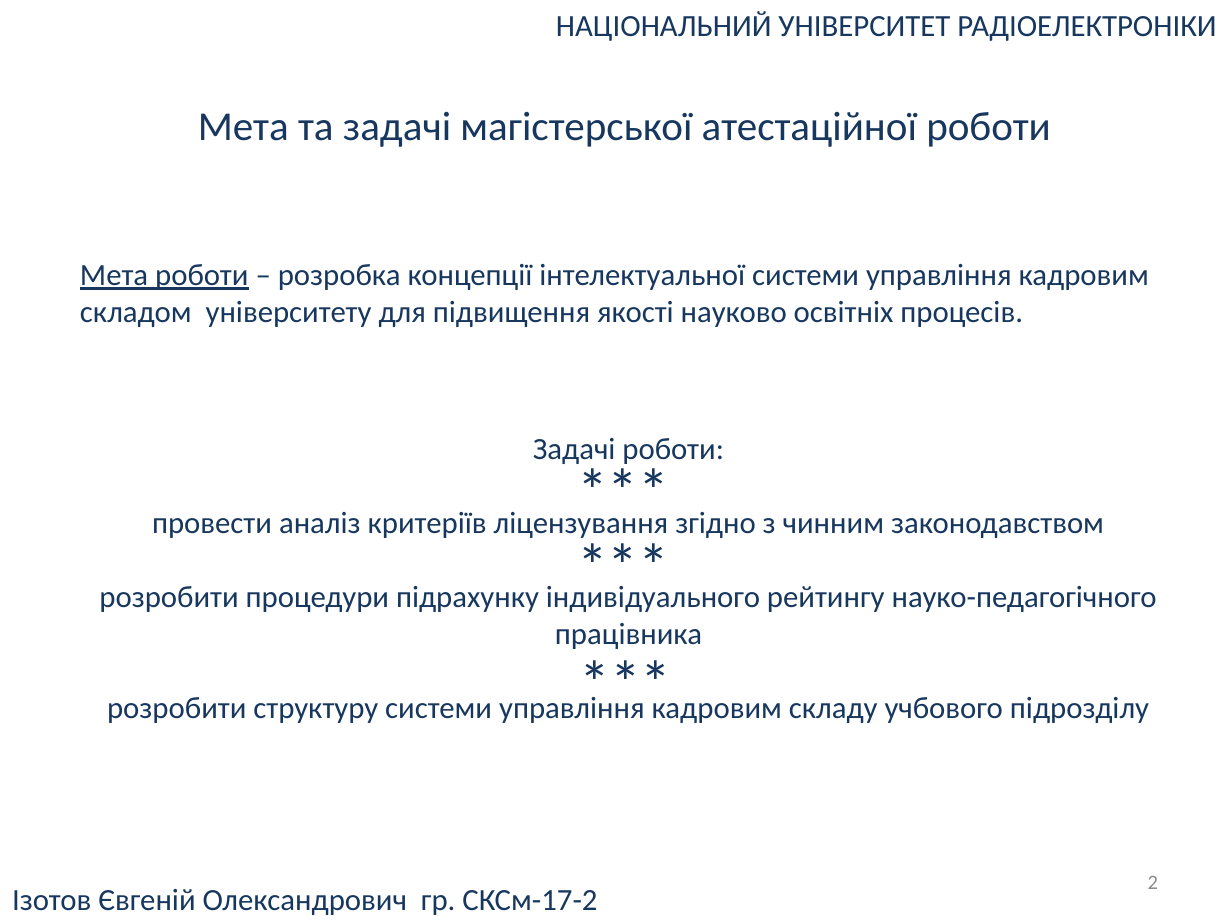
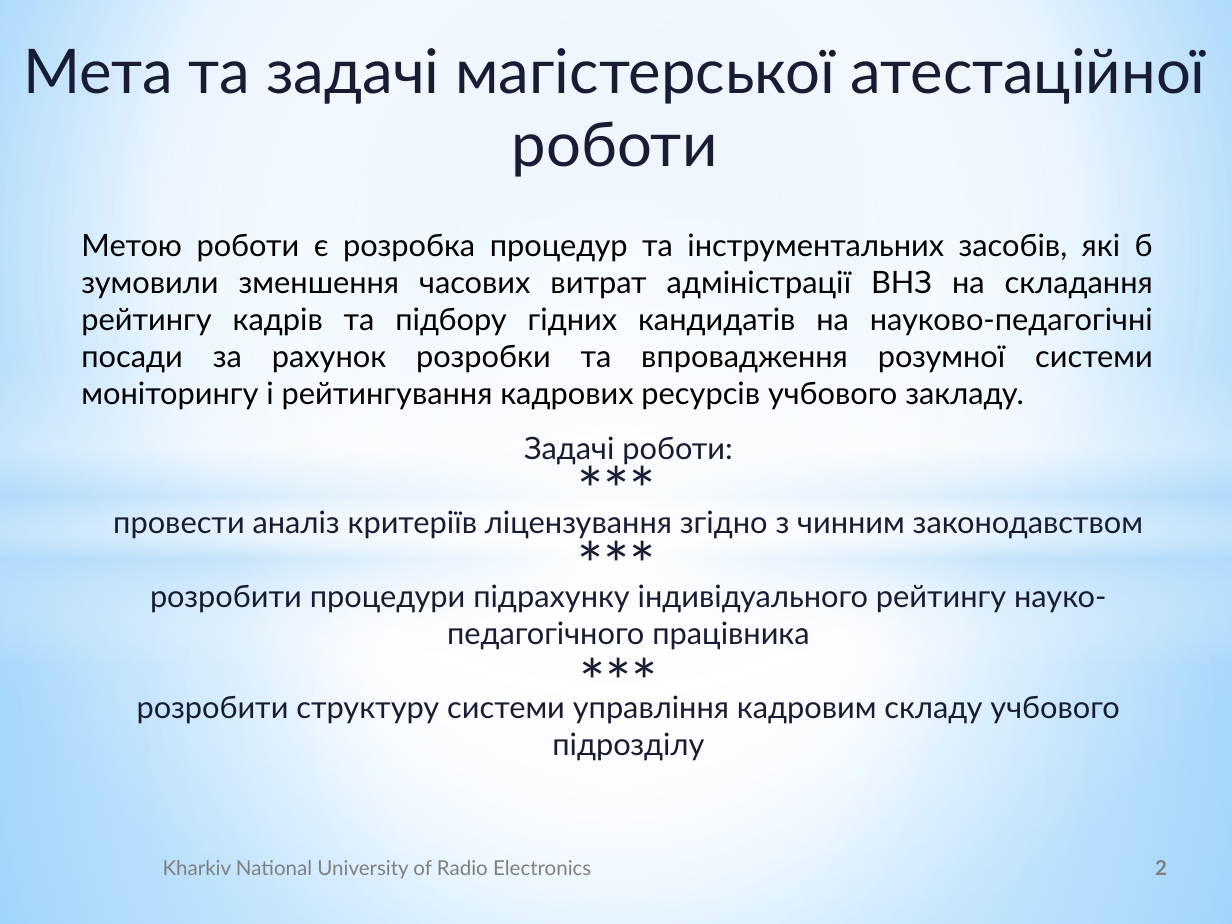
Before and after one commit to UdgineIzotov/diplom-doc, a slide deck: slide 2 of root/Презентация.pptx. Drawn at 1232x924 pixels with LibreOffice and Linux fonts; fonts in the diff are those of the drawing; background and template pictures are left out. Boxes give left, top, right and bottom in pixels: in the first picture for what was removed or moved away, otherwise in the second. Text is boxed around its words. In the diff, an @@ line names an element or a change of style, - is before the commit and + after.

```diff
--- a/root/Презентация.pptx
+++ b/root/Презентация.pptx
@@ background #FFFFFF to gradient #9ED5FF to #FFFFFF to #5BB9FF @@
@@ text "Мета та задачі магістерської атестаційної ...": place and size @@
-text "Мета та задачі магістерської атестаційної ..." at [198, 111, 1051, 147]
+text "Мета та задачі магістерської атестаційної ..." at [23, 48, 1206, 177]
@@ text "Мета та задачі магістерської атестаційної ..." at [23, 48, 1206, 177]: size 24 to 36 pt, font Calibri to Lato, text colour #17375E to #191D34; alignment left to centre @@
@@ rectangle added at [0, 0, 1232, 521], fill gradient #FFFFFF to #B4DCFA @@
@@ text removed at [556, 11, 1216, 41] @@
-НАЦІОНАЛЬНИЙ УНІВЕРСИТЕТ РАДІОЕЛЕКТРОНІКИ
@@ ellipse added at [0, 216, 1232, 903], fill gradient #FFFFFF @@
@@ text at [81, 233, 1153, 410]: text changed; font Calibri to Lato; text colour #17375E to #000000 @@
-Мета роботи – розробка концепції інтелектуальної системи управління кадровим складом університету для підвищення якості науково освітніх процесів.
+Метою роботи є розробка процедур та інструментальних засобів, які б зумовили зменшення часових витрат адміністрації ВНЗ на складання рейтингу кадрів та підбору гідних кандидатів на науково-педагогічні посади за рахунок розробки та впровадження розумної системи моніторингу і рейтингування кадрових ресурсів учбового закладу.
@@ rectangle added at [0, 357, 1232, 665], fill gradient #FFFFFF to #B4DCFA @@
@@ rectangle added at [0, 521, 1232, 924], fill gradient #FFFFFF to #B4DCFA @@
@@ font Calibri to Lato, text colour #17375E to #191D34 in 4 elements at [113, 436, 1143, 724], [565, 445, 685, 532], [565, 520, 685, 607], [568, 637, 687, 724] @@
@@ text added at [163, 860, 591, 879], 12 pt, text #808080 @@
+Kharkiv National University of Radio Electronics
@@ page number: place and size @@
-page number at [1148, 876, 1158, 889]
+page number at [1155, 860, 1167, 875]
@@ page number at [1155, 860, 1167, 875]: font Calibri to Lato, text colour #8C8C8C to #808080, bold on; alignment right to centre @@
@@ text removed at [12, 889, 597, 915] @@
-Ізотов Євгеній Олександрович гр. СКСм-17-2
```
Also in this commit, not shown: 11 other slides changed, 5 slides added, 5 slides removed, 10 other files.
